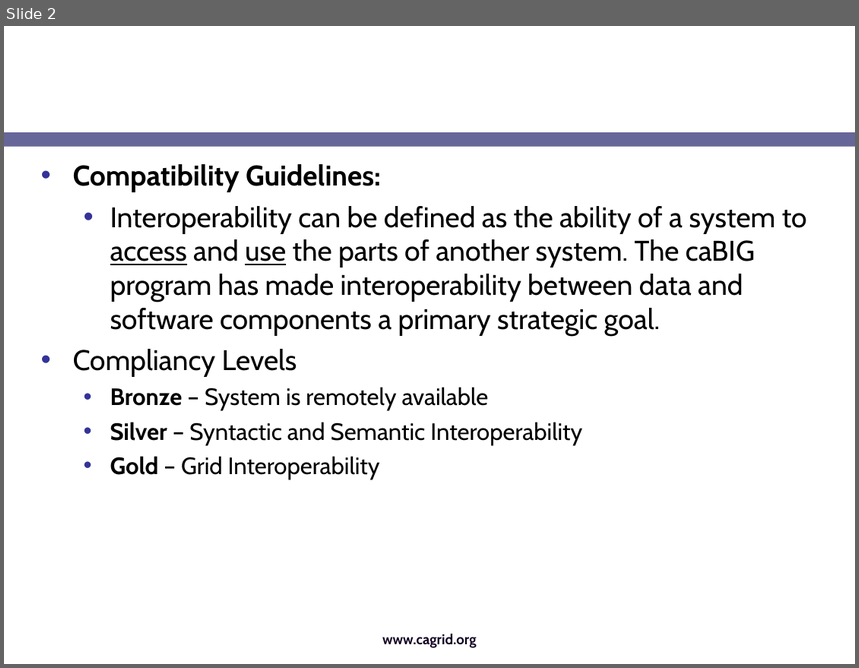
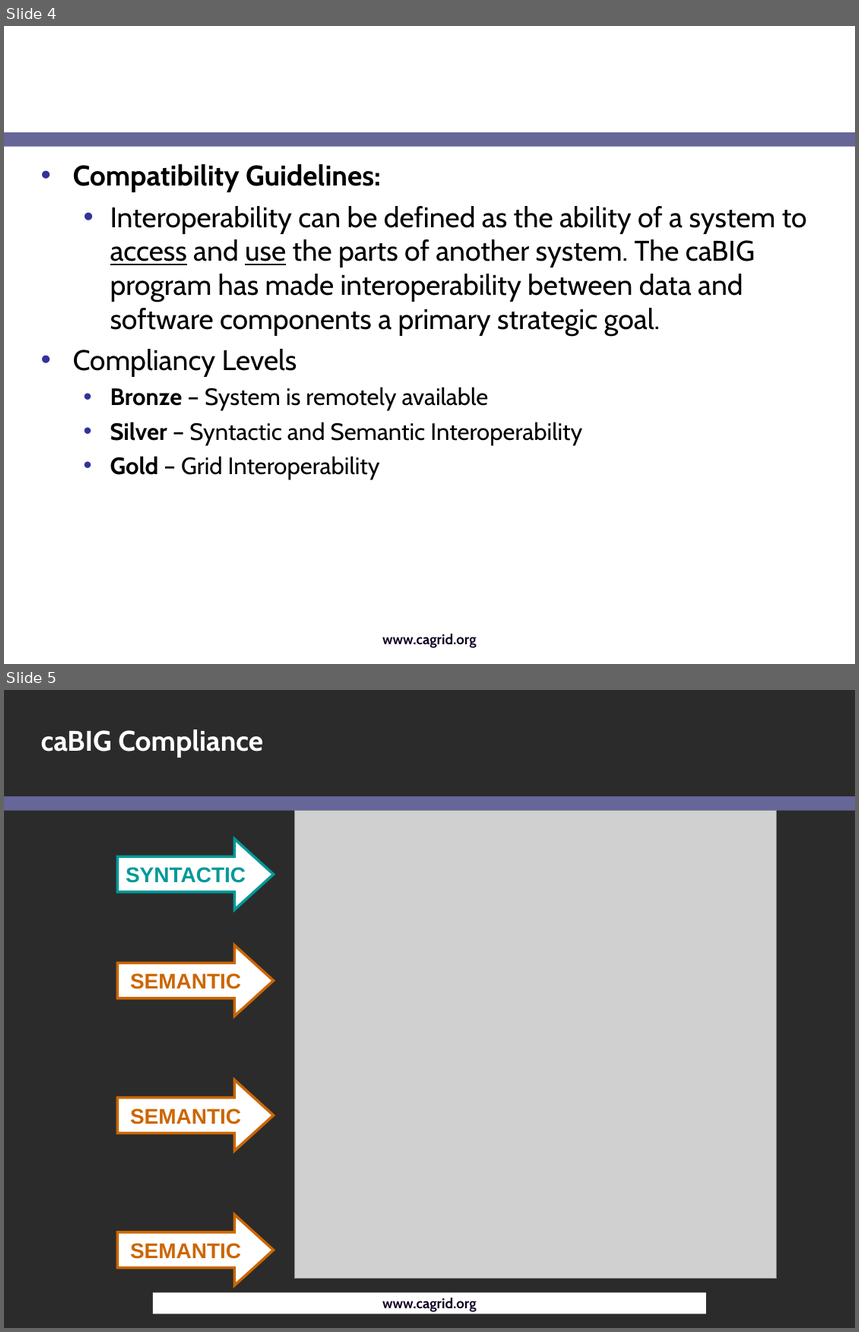
Before and after one commit to NCIP/cagrid-portal, a slide deck: cagrid-1-0/Documentation/presentations/caGrid-amia-spring-2007.ppt. Shown one above the other, each under a label of ours: slide 2 before the commit, slides 4 and 5 after it. The pictures are 859x668 and 859x1332 pixels, drawn with LibreOffice and Linux fonts; fonts in the diff are those of the drawing; grey boxes stand for pictures; background and template pictures are left out; a plain dark background stands for a picture behind light text. Boxes give left, top, right and bottom in pixels: in the first picture for what was removed or moved away, otherwise in the second. Text is boxed around its words. In the diff, an @@ line names an element or a change of style, - is before the commit and + after.

```diff
--- a/cagrid-1-0/Documentation/presentations/caGrid-amia-spring-2007.ppt
+++ b/cagrid-1-0/Documentation/presentations/caGrid-amia-spring-2007.ppt
@@ slide 5 added at (4, 690, 855, 1328), background picture (left out); not listed: 1 template element that a slide beside it also shows @@
@@ title added at (41, 730, 263, 757), 24 pt, text #FFFFFF, bold @@
+caBIG Compliance
@@ picture added at (295, 811, 777, 1279) @@
@@ right arrow added at (117, 839, 273, 910), fill #FFFFFF, outline #009999 2.24 pt, 18 pt, text #009999, bold @@
+SYNTACTIC
@@ right arrow added at (117, 945, 273, 1016), fill #FFFFFF, outline #CC6600 2.24 pt, 18 pt, text #CC6600, bold @@
+SEMANTIC
@@ right arrow added at (117, 1080, 273, 1151), fill #FFFFFF, outline #CC6600 2.24 pt, 18 pt, text #CC6600, bold @@
+SEMANTIC
@@ right arrow added at (117, 1215, 273, 1286), fill #FFFFFF, outline #CC6600 2.24 pt, 18 pt, text #CC6600, bold @@
+SEMANTIC
@@ rectangle added at (153, 1293, 706, 1314), fill #FFFFFF, 12 pt, text #110022, bold @@
+www.cagrid.org
@@ what was slide 2 is now slide 4 @@
```
Also in this commit, not shown: 1 slide changed, 3 other slides added, 3 slides removed.
